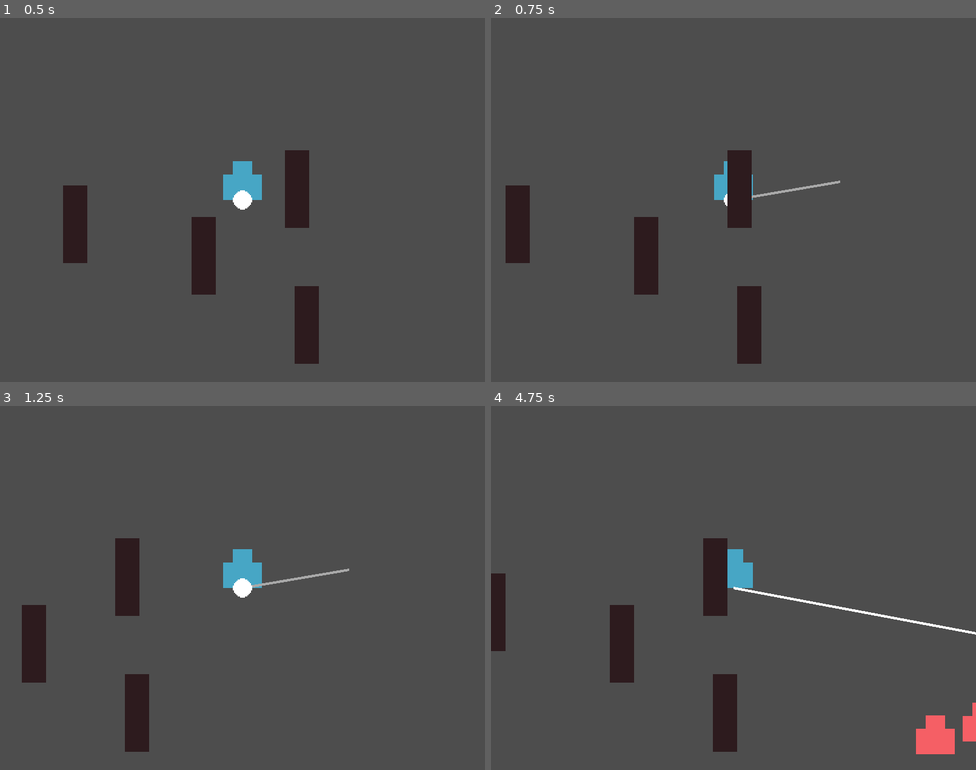
Above: before the commit, frames 1-4 (two rows, left to right).
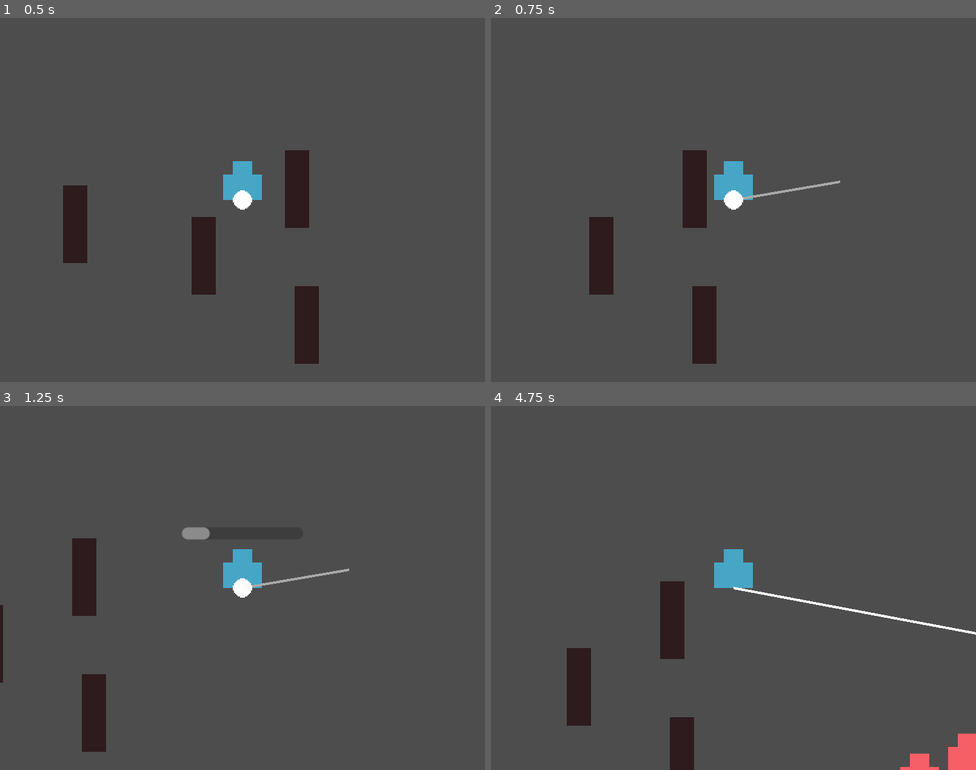
Above: after the commit, the same moments.

Repository: martindzejky/gmtk2025
Game: Godot game, scene res://main.tscn
Same seed, same stepped clock (60 frames per second), same inputs: the game is played once before the commit and once after it.
Inputs (mouse positions are in pixels of both pictures, inside the frame that each line leads up to):
- Up to frame 1 (0.5 s): no input
- Up to frame 2 (0.75 s): tap Enter at 0.5 s; move the mouse to (840, 181) at 0.52 s; hold D (move_right) from 0.53 s (still down); tap Shift (dash, bound only after the commit) at 0.6 s
- Up to frame 3 (1.25 s): keep holding D (move_right)
- Up to frame 4 (4.75 s): move the mouse to (636, 606) at 1.27 s; release D (move_right) at 1.28 s; hold S (move_down) 1.28-2.03 s; click (636, 606) at 1.35 s; tap Shift (dash, bound only after the commit) at 1.55, 2.1, 2.85, 3.8, 4.35 s; move the mouse to (782, 507) at 2.02 s; hold D (move_right) 2.03-2.78 s; move the mouse to (709, 660) at 2.77 s; hold W (move_up) 2.78-3.53 s; move the mouse to (879, 642) at 3.52 s; hold A (move_left) from 3.53 s (still down); click (879, 642) at 3.6 s; move the mouse to (588, 533) at 4.27 s

Frame 1 is identical in both runs. In frame 2, 7.5% of the frame differs, in the area x 3-56%, y 36-95%; in frame 3, 5.6%; in frame 4, 8.2%, in the area x 0-100%, y 36-100%.

Commit message:
player dash
Signed-off-by: Martin Jakubik <martindzejky@gmail.com>

Diff:
--- a/objects/enemy.tscn
+++ b/objects/enemy.tscn
@@ -13,6 +13,7 @@
 collision_mask = 7
 motion_mode = 1
 script = ExtResource("1_7jlpp")
+melee_strike_distance = 40.0
 melee_strike_object = ExtResource("2_41oev")
 min_ranged_attack_distance = 140.0
 max_ranged_attack_distance = 180.0
--- a/objects/hook.tscn
+++ b/objects/hook.tscn
@@ -21,6 +21,9 @@
 [node name="shape" type="CollisionShape2D" parent="."]
 shape = SubResource("CircleShape2D_f46kd")
 
+[node name="raycast" type="RayCast2D" parent="."]
+collision_mask = 4
+
 [node name="progress" type="ProgressBar" parent="."]
 anchors_preset = 7
 anchor_left = 0.5
@@ -35,10 +38,6 @@
 grow_vertical = 0
 size_flags_vertical = 8
 max_value = 1.0
-step = 0.001
 show_percentage = false
 
-[node name="raycast" type="RayCast2D" parent="."]
-collision_mask = 4
-
 [connection signal="body_entered" from="." to="." method="_on_body_entered"]
--- a/objects/melee_strike.tscn
+++ b/objects/melee_strike.tscn
@@ -8,7 +8,7 @@
 
 [node name="sprite" type="Sprite2D" parent="."]
 z_index = 1
-position = Vector2(5, 0)
+position = Vector2(27, 0)
 texture = ExtResource("1_1x5pd")
 
 [node name="delete_timer" type="Timer" parent="."]
--- a/objects/player.tscn
+++ b/objects/player.tscn
@@ -1,18 +1,27 @@
-[gd_scene load_steps=6 format=3 uid="uid://qwj8b5x4g7c1"]
+[gd_scene load_steps=7 format=3 uid="uid://qwj8b5x4g7c1"]
 
 [ext_resource type="Script" uid="uid://od4p2jer5wh6" path="res://scripts/player.gd" id="1_ykyjo"]
 [ext_resource type="Texture2D" uid="uid://vhkk0mpqefa4" path="res://sprites/dude.png" id="2_uxov2"]
 [ext_resource type="Script" uid="uid://c4o833g47jo7o" path="res://scripts/lasso.gd" id="3_uxov2"]
 [ext_resource type="PackedScene" uid="uid://ca585k0y784dp" path="res://objects/hook.tscn" id="4_nmc1l"]
 
+[sub_resource type="Curve" id="Curve_nmc1l"]
+_data = [Vector2(0, 1), 0.0, 0.0, 0, 0, Vector2(0.898618, 0), -1.85131, 0.0, 0, 0]
+point_count = 2
+
 [sub_resource type="CircleShape2D" id="CircleShape2D_player"]
 radius = 8.0
 
-[node name="player" type="CharacterBody2D" groups=["player"]]
+[node name="player" type="CharacterBody2D" node_paths=PackedStringArray("dash_progress_timer", "dash_cooldown_timer", "dash_cooldown_progress") groups=["player"]]
 collision_layer = 2
 collision_mask = 7
 motion_mode = 1
 script = ExtResource("1_ykyjo")
+dash_speed = 500.0
+dash_curve = SubResource("Curve_nmc1l")
+dash_progress_timer = NodePath("dash_progress")
+dash_cooldown_timer = NodePath("dash_cooldown")
+dash_cooldown_progress = NodePath("dash_cooldown_progress")
 
 [node name="sprite" type="Sprite2D" parent="."]
 modulate = Color(0.276634, 0.650535, 0.772262, 1)
@@ -33,3 +42,26 @@
 [node name="hook" parent="lasso" node_paths=PackedStringArray("player", "lasso") instance=ExtResource("4_nmc1l")]
 player = NodePath("../..")
 lasso = NodePath("..")
+
+[node name="dash_progress" type="Timer" parent="."]
+wait_time = 0.4
+one_shot = true
+
+[node name="dash_cooldown" type="Timer" parent="."]
+wait_time = 1.5
+one_shot = true
+
+[node name="dash_cooldown_progress" type="ProgressBar" parent="."]
+anchors_preset = 7
+anchor_left = 0.5
+anchor_top = 1.0
+anchor_right = 0.5
+anchor_bottom = 1.0
+offset_left = -50.0
+offset_top = -50.0
+offset_right = 50.0
+offset_bottom = -40.0
+grow_horizontal = 2
+grow_vertical = 0
+max_value = 1.0
+show_percentage = false
--- a/project.godot
+++ b/project.godot
@@ -70,6 +70,11 @@
 "events": [Object(InputEventKey,"resource_local_to_scene":false,"resource_name":"","device":-1,"window_id":0,"alt_press …(195 unchanged characters)…
 ]
 }
+dash={
+"deadzone": 0.2,
+"events": [Object(InputEventKey,"resource_local_to_scene":false,"resource_name":"","device":-1,"window_id":0,"alt_pressed":false,"shift_pressed":false,"ctrl_pressed":false,"meta_pressed":false,"pressed":false,"keycode":0,"physical_keycode":4194325,"key_label":0,"unicode":0,"location":0,"echo":false,"script":null)
+]
+}
 
 [layer_names]
 
--- a/scripts/hook.gd
+++ b/scripts/hook.gd
@@ -50,6 +50,7 @@
   total_angle_change = 0.0
   starting_angle = global_position.angle_to_point(player.global_position)
   last_angle = starting_angle
+  update_raycast_exceptions()
 
 func catch_all_enemies():
   if state != State.HOOKED:
--- a/scripts/player.gd
+++ b/scripts/player.gd
@@ -1,12 +1,33 @@
 extends CharacterBody2D
 class_name Player
 
-var speed := 200.0
+@export var move_speed := 200.0
+@export var dash_speed := 400.0
+@export var dash_curve: Curve
+@export var dash_progress_timer: Timer
+@export var dash_cooldown_timer: Timer
+@export var dash_cooldown_progress: ProgressBar
 
 func _ready():
   Game.player = self
 
 func _physics_process(_delta):
   var input_vector = Input.get_vector('move_left', 'move_right', 'move_up', 'move_down')
-  velocity = input_vector * speed
+
+  if dash_cooldown_timer.time_left <= 0 and Input.is_action_just_pressed('dash'):
+    dash_progress_timer.start()
+    dash_cooldown_timer.start()
+
+  if dash_progress_timer.time_left > 0:
+    velocity = input_vector * dash_speed * dash_curve.sample(1 - dash_progress_timer.time_left / dash_progress_timer.wait_time)
+  else:
+    velocity = input_vector * move_speed
+
   move_and_slide()
+
+  if dash_progress_timer.time_left <= 0 and dash_cooldown_timer.time_left > 0:
+    var cooldown_after_dash = dash_cooldown_timer.wait_time - dash_progress_timer.wait_time
+    dash_cooldown_progress.value = 1 - (dash_cooldown_timer.time_left / cooldown_after_dash)
+    dash_cooldown_progress.visible = true
+  else:
+    dash_cooldown_progress.visible = false
Binary file changed: sprites/melee_strike.png
